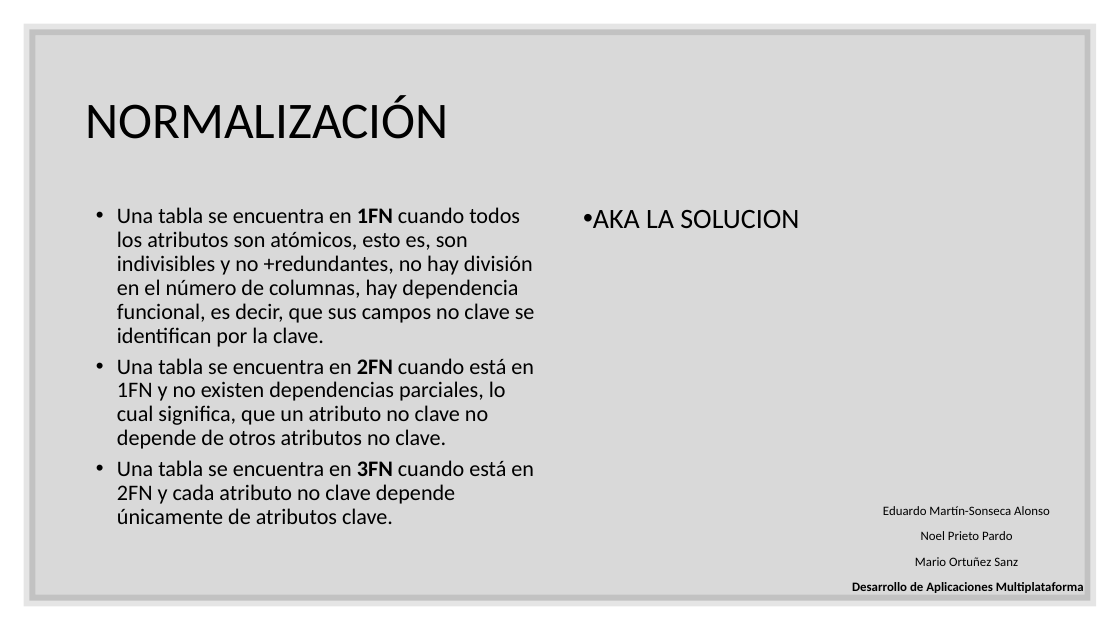
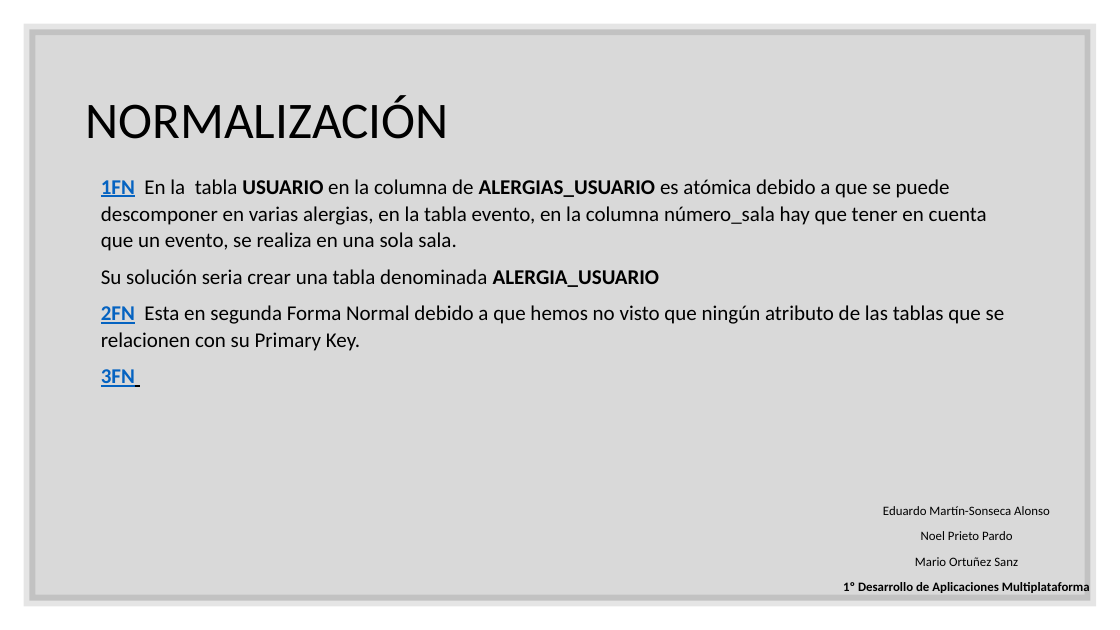
Before and after one commit to maraloeDev/Proyecto-de-Bases-de-Datos, a slide deck: slide 7 of Defensa proyecto intermodular.pptx. Drawn at 1120x630 pixels with LibreOffice and Linux fonts; fonts in the diff are those of the drawing. Boxes give left, top, right and bottom in pixels: in the first picture for what was removed or moved away, otherwise in the second. Text is boxed around its words. In the diff, an @@ line names an element or a change of style, - is before the commit and + after.

```diff
--- a/Defensa proyecto intermodular.pptx
+++ b/Defensa proyecto intermodular.pptx
@@ text added at box(101, 179, 1005, 387), 18 pt, text #000000 @@
+1FN En la tabla USUARIO en la columna de ALERGIAS_USUARIO es atómica debido a que se puede descomponer en varias alergias, en la tabla evento, en la columna número_sala hay que tener en cuenta que un evento, se realiza en una sola sala.
+Su solución seria crear una tabla denominada ALERGIA_USUARIO
+2FN Esta en segunda Forma Normal debido a que hemos no visto que ningún atributo de las tablas que se relacionen con su Primary Key.
+3FN
@@ text removed at box(117, 207, 535, 524) @@
-• Una tabla se encuentra en 1FN cuando todos los atributos son atómicos, esto es, son indivisibles y no +redundantes, no hay división en el número de columnas, hay dependencia funcional, es decir, que sus campos no clave se identifican por la clave.
-• Una tabla se encuentra en 2FN cuando está en 1FN y no existen dependencias parciales, lo cual significa, que un atributo no clave no depende de otros atributos no clave.
-• Una tabla se encuentra en 3FN cuando está en 2FN y cada atributo no clave depende únicamente de atributos clave.
@@ text removed at box(593, 210, 799, 228) @@
-• AKA LA SOLUCION
@@ text at box(843, 582, 1090, 593): text changed @@
-Desarrollo de Aplicaciones Multiplataforma
+1º Desarrollo de Aplicaciones Multiplataforma
```
Also in this commit, not shown: 4 other slides changed, 1 slide added, 1 other file.
